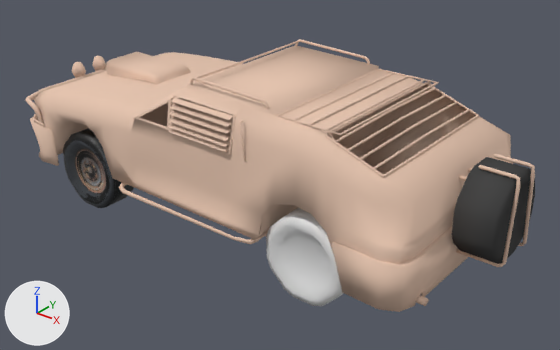
Two versions of the Blender file MustandPostApocolyptic.blend, one commit apart.
Before and after are seen from a 50 mm camera at (3.0, -3.35, 2.08) aimed at (0.33, -0.02, 0.01). Arrows for +X, +Y and +Z are at lower left; the lights stay in place.

Script lines for the objects in view, before the commit:
```python
me_circle = bpy.data.meshes.new('Circle')
me_circle.from_pydata(...)  # 65 vertices, 71 faces; spans x -0.249..0.249, y -0.062..0.129, z -0.249..0.249
me_circle.polygons.foreach_set('use_smooth', [True] * 71)
me_circle.materials.append(mat_untitled)  # picture img_untitled
me_circle_003 = bpy.data.meshes.new('Circle.003')
me_circle_003.from_pydata(...)  # 65 vertices, 71 faces; spans x -0.249..0.249, y -0.062..0.129, z -0.249..0.249
me_circle_003.polygons.foreach_set('use_smooth', [True] * 71)
me_cube = bpy.data.meshes.new('Cube')
me_cube.from_pydata(...)  # 1667 vertices, 1465 faces; spans x -1.48..1.83, y -0.67..0.67, z -0.13..0.71
# faces by material slot: [1394, 71]
me_cube.materials.append(mat_car)  # its picture is missing
me_cube.materials.append(mat_wheel)  # dark grey #474747
ob_rear = bpy.data.objects.new('Rear', me_cube)
ob_rear.location = (0.0, 0.0, 0.0)
ob_wheel = bpy.data.objects.new('Wheel', me_circle)
ob_wheel.location = (-0.792, -0.55, -0.085)
ob_wheel_003 = bpy.data.objects.new('Wheel.003', me_circle_003)
ob_wheel_003.location = (0.946, -0.55, -0.085)
```
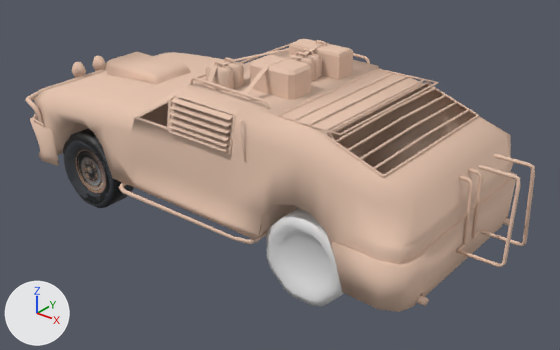
Where the change shows, as pixel boxes (x1, y1, x2, y2) in the pictures (560 x 350 px):
part 1 of me_cube, added: after (205, 39, 353, 100)
part 2 of me_cube, cut back: before (452, 157, 535, 266); after (476, 229, 520, 245)

The edits, one by one:
me_cube is used by ob_rear; location (0.0, 0.0, 0.0).
me_cube had 1667 vertices, 1465 faces and spanned x -1.48..1.83, y -0.67..0.67, z -0.13..0.71.
me_cube now has 1886 vertices, 1614 faces and spans x -1.48..1.83, y -0.67..0.67, z -0.13..0.83.
me_cube part 1: 284 vertices added at x 0.14..0.64, y -0.48..0.48, z 0.64..0.83.
me_cube part 2: 1 vertex moved within x 1.59, y 0.12, z 0.01; 65 vertices removed from x 1.59..1.82, y -0.24..0.23, z -0.02..0.46.
me_cube no longer uses material mat_wheel (dark grey #474747).
